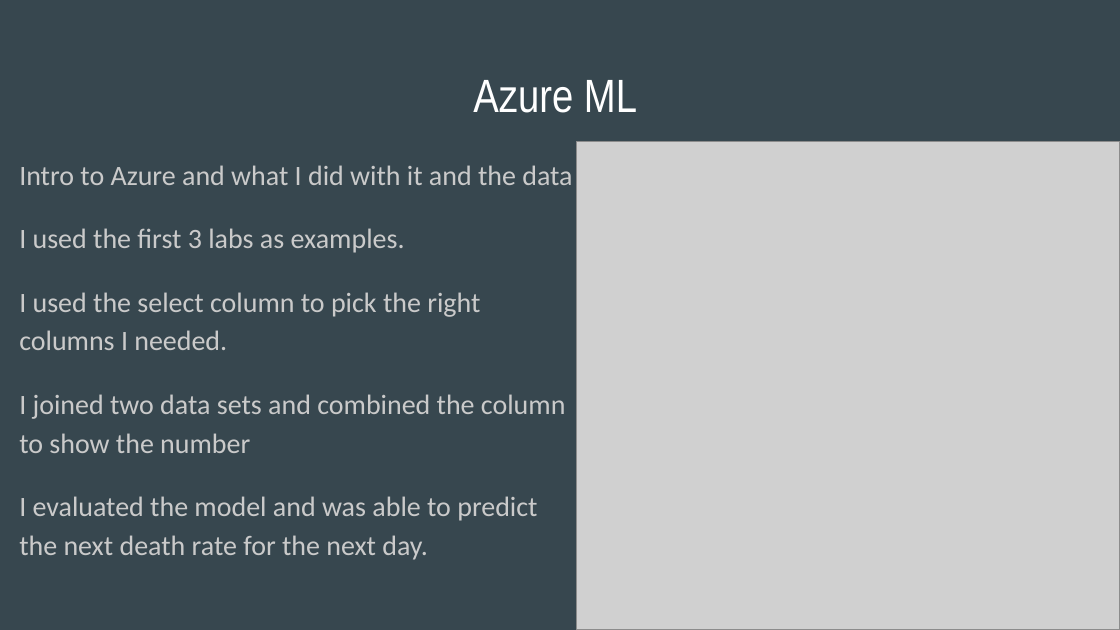
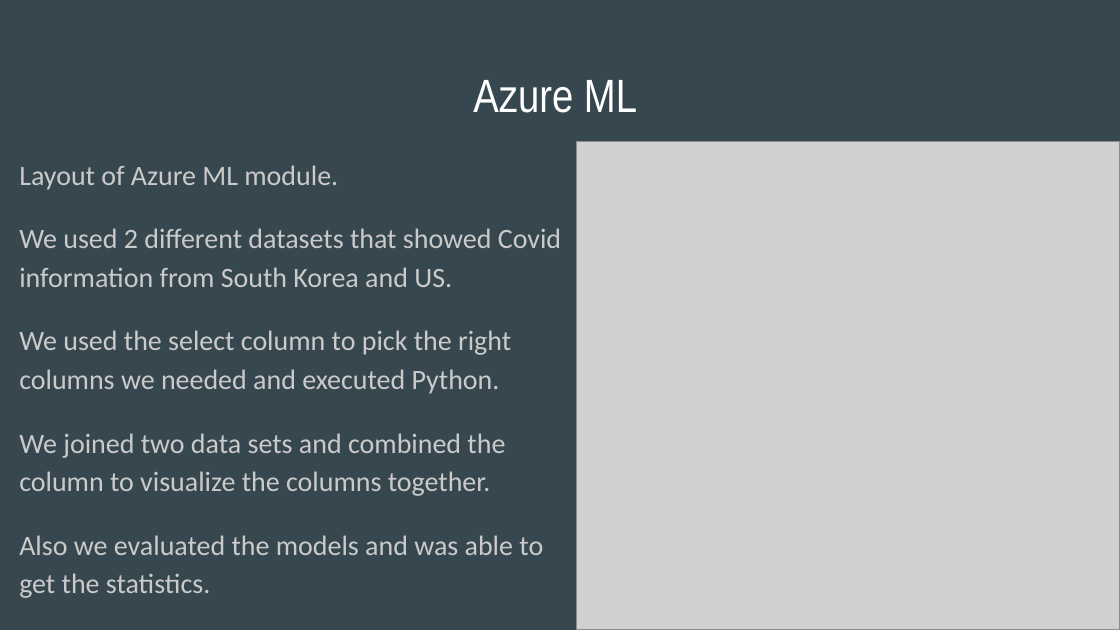
Before and after one commit to msanto13/desktop-tutorial, a slide deck: slide 4 of COVID-19 COMPARISON BETWEEN U.S.A. AND SOUTH KOREA.pptx. Drawn at 1120x630 pixels with LibreOffice and Linux fonts; fonts in the diff are those of the drawing; grey boxes stand for pictures. Boxes give left, top, right and bottom in pixels: in the first picture for what was removed or moved away, otherwise in the second. Text is boxed around its words. In the diff, an @@ line names an element or a change of style, - is before the commit and + after.

```diff
--- a/COVID-19 COMPARISON BETWEEN U.S.A. AND SOUTH KOREA.pptx
+++ b/COVID-19 COMPARISON BETWEEN U.S.A. AND SOUTH KOREA.pptx
@@ text at [19,165,561,598]: text changed @@
-Intro to Azure and what I did with it and the data
-I used the first 3 labs as examples.
-I used the select column to pick the right columns I needed.
-I joined two data sets and combined the column to show the number
-I evaluated the model and was able to predict the next death rate for the next day.
+Layout of Azure ML module.
+We used 2 different datasets that showed Covid information from South Korea and US.
+We used the select column to pick the right columns we needed and executed Python.
+We joined two data sets and combined the column to visualize the columns together.
+Also we evaluated the models and was able to get the statistics.
```
Also in this commit, not shown: 3 other slides changed.
